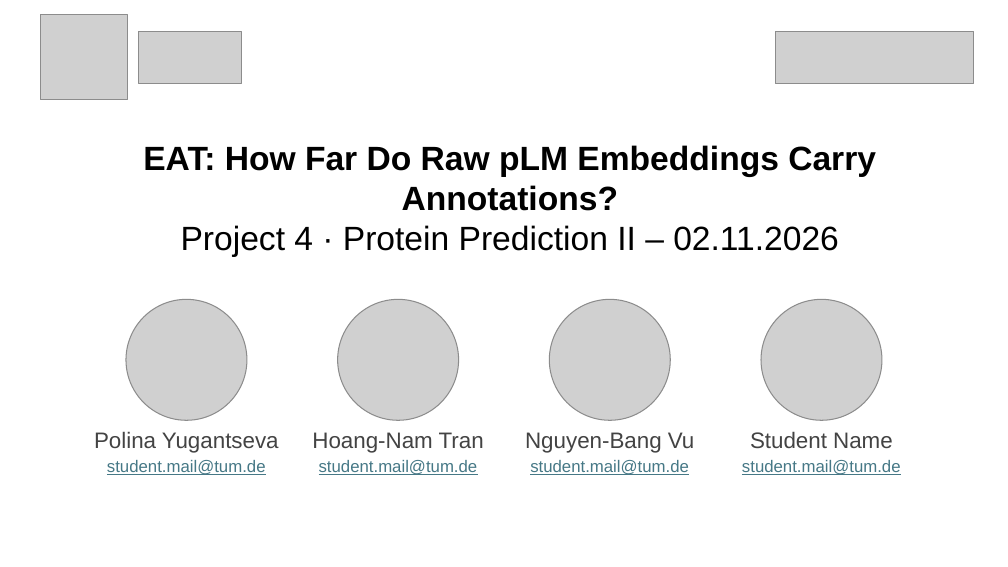
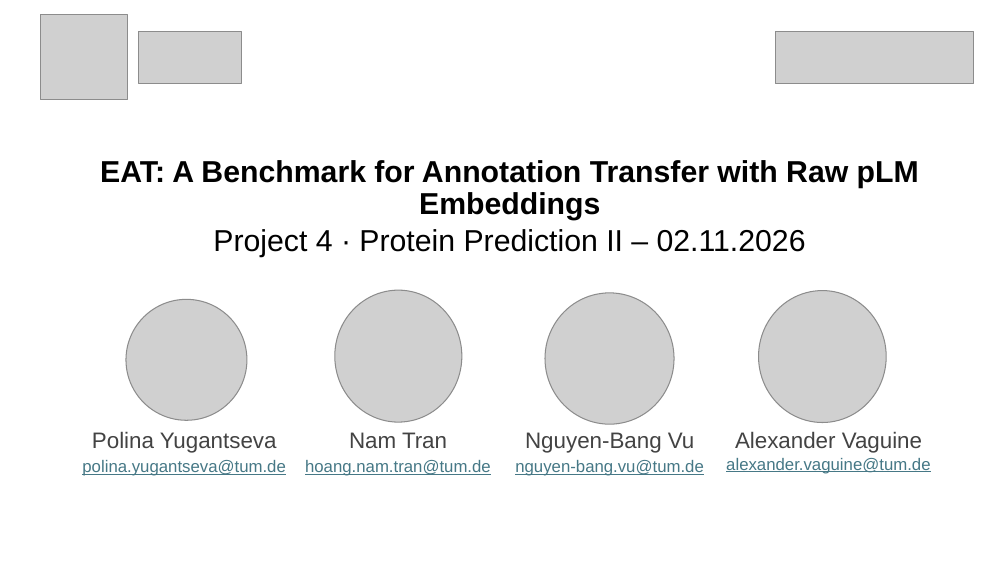
Before and after one commit to Pollysoma/protein-prediction-project-2, a slide deck: slide 1 of presentation/2026-11-02_pitch.pptx. Drawn at 1008x567 pixels with LibreOffice and Linux fonts; fonts in the diff are those of the drawing; grey boxes stand for pictures. Boxes give left, top, right and bottom in pixels: in the first picture for what was removed or moved away, otherwise in the second. Text is boxed around its words. In the diff, an @@ line names an element or a change of style, - is before the commit and + after.

```diff
--- a/presentation/2026-11-02_pitch.pptx
+++ b/presentation/2026-11-02_pitch.pptx
@@ title at (100,160,919,257): text changed; size 24 to 21.6 pt @@
-EAT: How Far Do Raw pLM Embeddings Carry Annotations?
-Project 4 · Protein Prediction II – 02.11.2026
+EAT: A Benchmark for Annotation Transfer with Raw pLM
+Embeddings
+Project 4 · Protein Prediction II – 02.11.2026
@@ picture added at (335,290,462,422) @@
@@ picture added at (545,293,674,424) @@
@@ picture added at (759,290,887,422) @@
@@ text "Polina Yugantseva": place and size @@
-text "Polina Yugantseva" at (94,431,279,475)
+text "Polina Yugantseva" at (82,431,285,476)
@@ text at (305,432,491,476): text changed @@
-Hoang-Nam Tran
-student.mail@tum.de
+Nam Tran
+hoang.nam.tran@tum.de
@@ text at (726,431,930,474): text changed @@
-Student Name
-student.mail@tum.de
+Alexander Vaguine alexander.vaguine@tum.de
@@ text at (82,460,285,476): text changed @@
-student.mail@tum.de
+polina.yugantseva@tum.de
@@ text at (515,460,704,476): text changed @@
-student.mail@tum.de
+nguyen-bang.vu@tum.de
```
Also in this commit, not shown: 4 other slides changed, 4 slides added, 7 slides removed, 1 other file.
